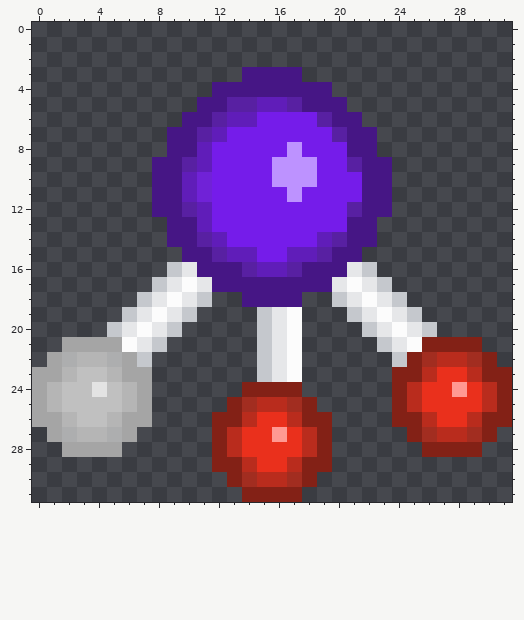
Two versions of one pixel-art sprite, LoonyLab/Assets/Sprites/GFX/Objects/Compound/COMPOUND_NH3_missing_1H.png. Above, as it was before the edit.
The file is 32x32 pixels. Colours within 5 levels of each other are drawn and written as one.
And afterwards:
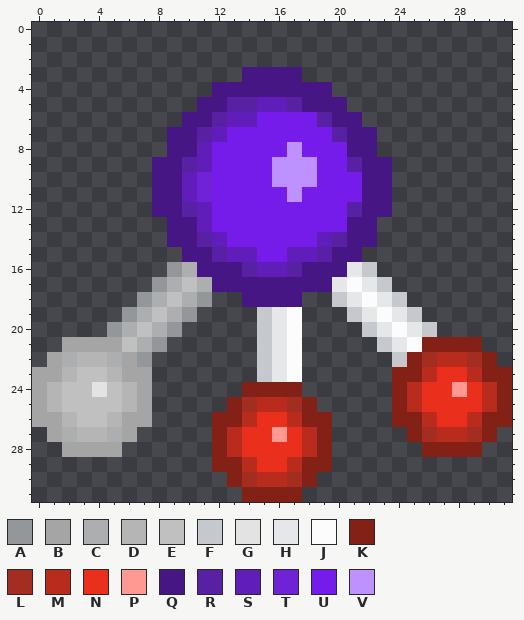
Palette (. is transparent): A #94979a  B #a5a5a5  C #adaeaf  D #b5b5b5  E #c0c0c0  F #c5c8cd  G #e3e3e3  H #e6e7e9  J #fcfcfc  K #832116  L #a22d20  M #b92c1d  N #ea301c  P #ff9992  Q #461685  R #5820a2  S #601db9  T #7022d7  U #751cea  V #bd92ff
Change:
Colour A replaces colour F in row 16 at x 9; in row 17 at x 8; in row 18 at x 7 and 11; in row 19 at x 6 and 10; in row 20 at x 5 and 9; in row 21 at x 8.
Colour A replaces colour F in row 22 at x 7.
Colour C replaces colour H in row 16 at x 10; in row 17 at x 9 and 11; in row 18 at x 8 and 10; in row 19 at x 7 and 9; in row 20 at x 6 and 8; in row 21 at x 7.
Colour E replaces colour J in row 17 at x 10; in row 18 at x 9; in row 19 at x 8; in row 20 at x 7; in row 21 at x 6.
Pixel boxes of the changes (left, top, right, bottom) in both pictures:
changed: (107, 262, 212, 367)
